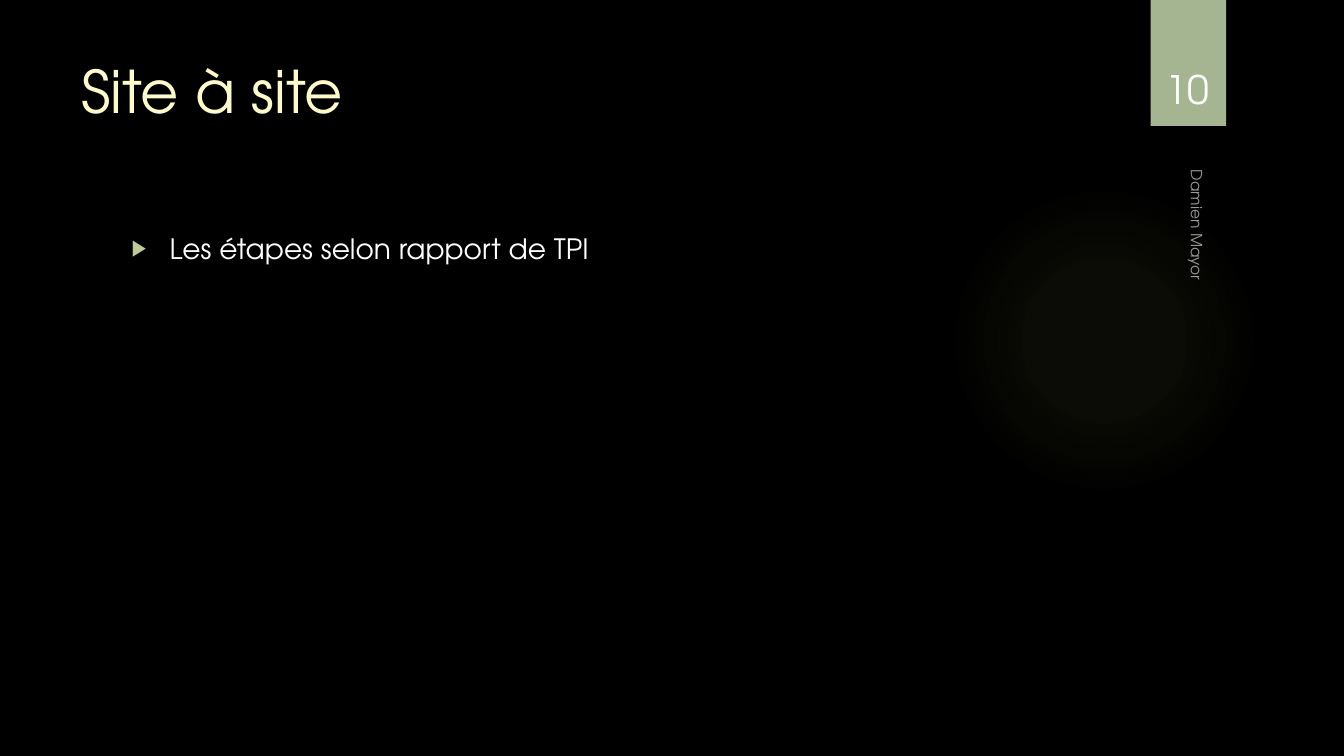
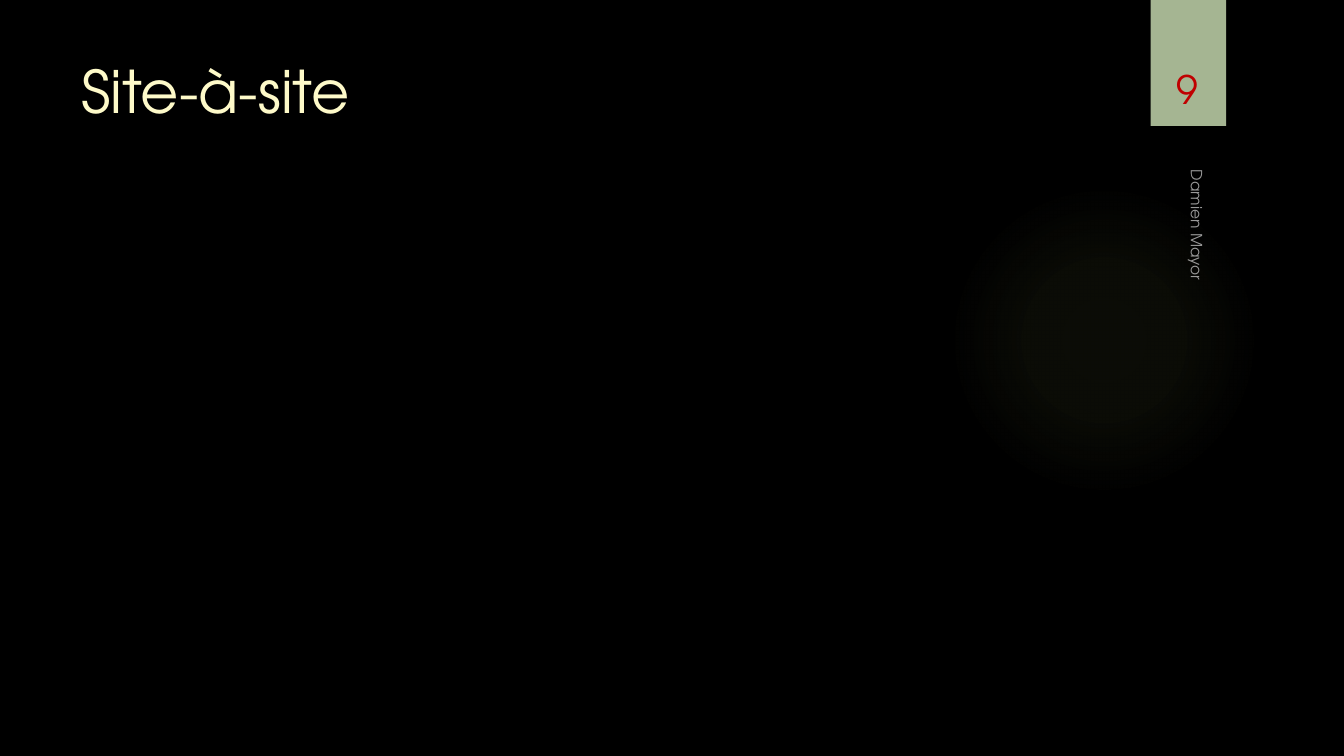
Before and after one commit to damienmayor/TPI, a slide deck: slide 9 of Présentation/Présentation TPI DMA.pptx (slide 10 before the commit). Drawn at 1344x756 pixels with LibreOffice and Linux fonts; fonts in the diff are those of the drawing; background and template pictures are left out. Boxes give left, top, right and bottom in pixels: in the first picture for what was removed or moved away, otherwise in the second. Text is boxed around its words. In the diff, an @@ line names an element or a change of style, - is before the commit and + after.

```diff
--- a/Présentation/Présentation TPI DMA.pptx
+++ b/Présentation/Présentation TPI DMA.pptx
@@ title at (81, 68, 349, 114): text changed @@
-Site à site
+Site-à-site
@@ page number at (1177, 74, 1199, 104): text changed; text colour #FFFFFF to #C00000 @@
-10
+9
@@ text removed at (170, 237, 589, 265) @@
-▶ Les étapes selon rapport de TPI
```
Also in this commit, not shown: 11 other slides changed, 4 slides added, 4 slides removed, 1 other file.
